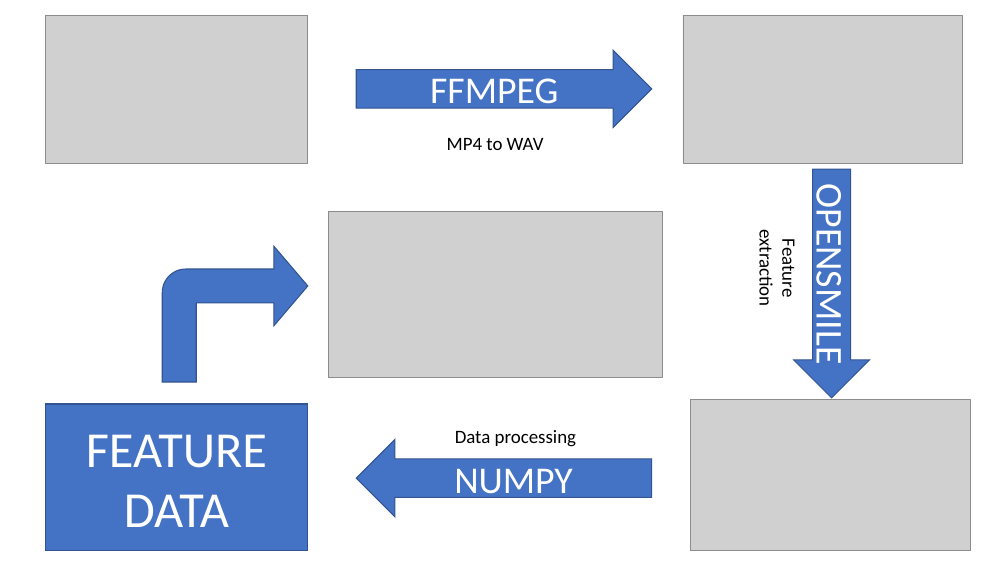
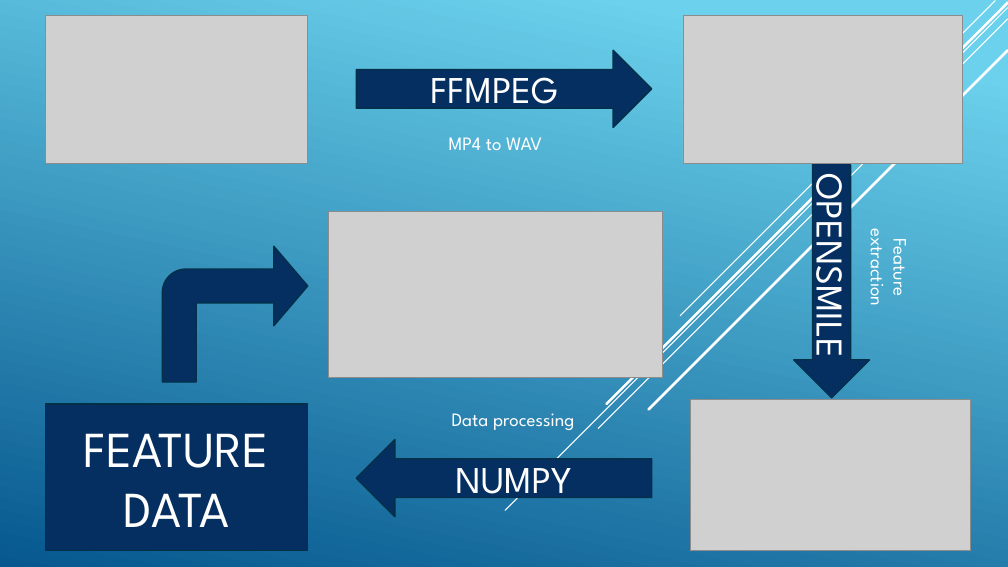
Before and after one commit to kutay-ugurlu/583-Project, a slide deck: slide 9 of report/Presentation.pptx (slide 1 before the commit). Drawn at 1008x567 pixels with LibreOffice and Linux fonts; fonts in the diff are those of the drawing; grey boxes stand for pictures. Boxes give left, top, right and bottom in pixels: in the first picture for what was removed or moved away, otherwise in the second. Text is boxed around its words. In the diff, an @@ line names an element or a change of style, - is before the commit and + after.

Commit message:
presentation update

```diff
--- a/report/Presentation.pptx
+++ b/report/Presentation.pptx
@@ background #FFFFFF to gradient #6ED2EB to #06588E @@
@@ line added from (1008, 8) to (505, 510), #FFFFFF 1 pt @@
@@ line added from (1008, 19) to (598, 429), #FFFFFF 1 pt @@
@@ line added from (1008, 3) to (606, 404), #FFFFFF 2.5 pt @@
@@ line added from (995, 1) to (681, 316), #FFFFFF 1 pt @@
@@ line added from (1008, 51) to (649, 410), #FFFFFF 2.5 pt @@
@@ text "MP4 to WAV" at (449, 137, 542, 150): font Calibri to League Spartan, text colour #000000 to #FFFFFF; alignment left to centre @@
@@ font Calibri to League Spartan; fill #4472C4 to #052F61; outline #325491 1 pt to #043148 1.25 pt in 4 elements at (356, 50, 652, 127), (356, 439, 652, 516), (45, 404, 308, 551), (794, 153, 870, 398) @@
@@ right arrow "OPENSMILE": place and size @@
-right arrow "OPENSMILE" at (794, 169, 870, 399)
+right arrow "OPENSMILE" at (794, 153, 870, 398)
@@ text "Feature extraction": place and size @@
-text "Feature extraction" at (755, 236, 800, 304)
+text "Feature extraction" at (865, 238, 915, 305)
@@ text "Feature extraction" at (865, 238, 915, 305): font Calibri to League Spartan, text colour #000000 to #FFFFFF @@
@@ bent arrow at (163, 247, 309, 383): fill #4472C4 to #052F61; outline #325491 1 pt to #043148 1.25 pt @@
@@ text "Data processing": place and size @@
-text "Data processing" at (455, 430, 576, 447)
+text "Data processing" at (452, 413, 574, 430)
@@ text "Data processing" at (452, 413, 574, 430): font Calibri to League Spartan, text colour #000000 to #FFFFFF; alignment left to centre @@
```
Also in this commit, not shown: 10 slides added, 2 other files.
